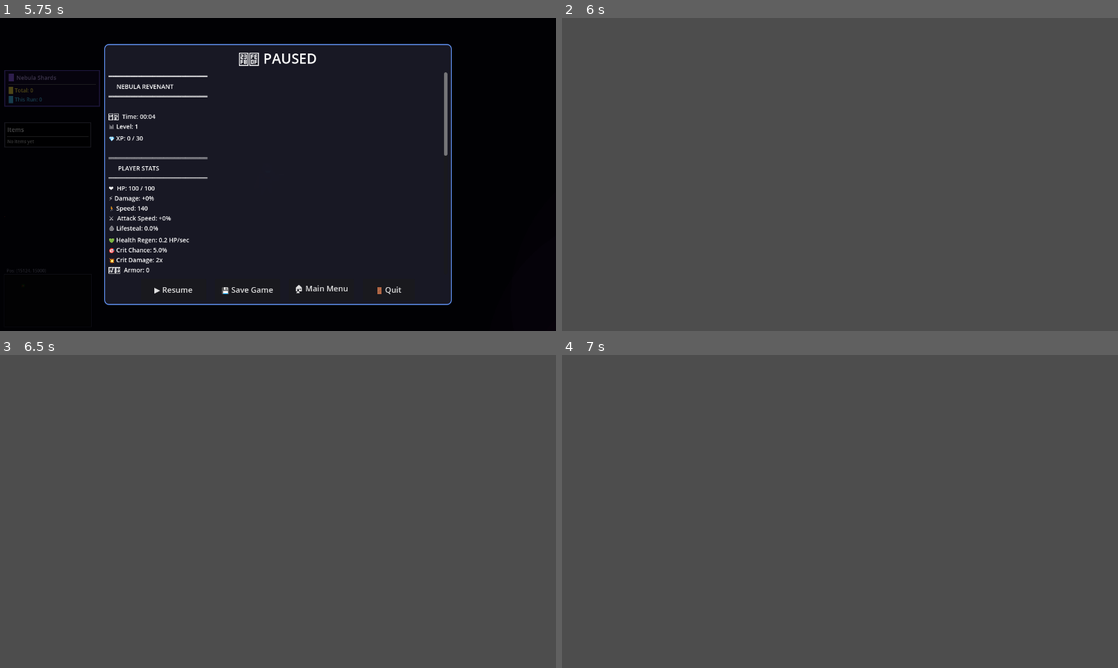
Above: before the commit, frames 1-4 (two rows, left to right).
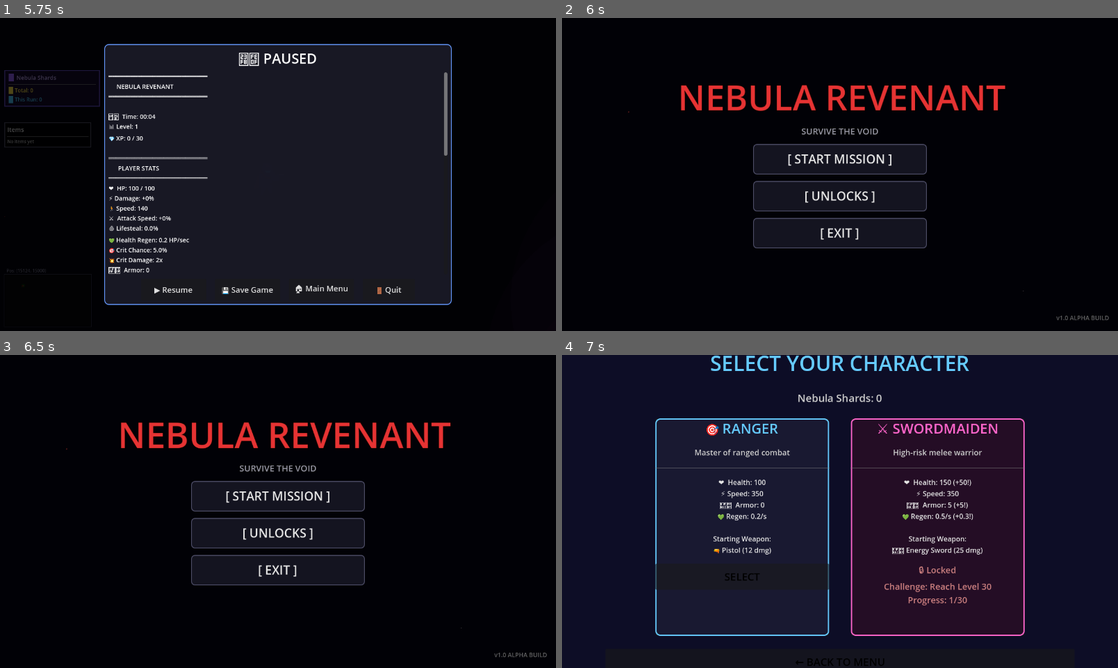
Above: after the commit, the same moments.

Repository: darkmage1000/Nebula-Revenant
Game: Godot game, scene res://MainMenu.tscn
Two runs of this game, one before a commit and one after it. Both use one fixed random seed, a clock stepped at 60 frames per second and the inputs below.
Inputs (mouse positions are in pixels of both pictures, inside the frame that each line leads up to):
- Up to frame 1 (5.75 s): click "[ START MISSION ]" at 0.5 s; click "SELECT" at 1.25 s; tap Enter (ui_accept) at 2, 2.27, 2.75, 3.02, 4.25, 4.52, 5, 5.27 s; hold D (ui_right) 2.03-2.78 s; hold S (ui_down) 2.78-3.53 s; hold D (ui_right) 3.53-4.28 s; hold W (ui_up) 4.28-5.03 s; hold A (ui_left) from 5.03 s (still down); tap Escape (ui_cancel) at 5.65 s
- Up to frame 2 (6 s): release A (ui_left) at 5.75 s; click "🏠 Main Menu" at 5.75 s
- Up to frame 3 (6.5 s): no input
- Up to frame 4 (7 s): click (840, 495) at 6.5 s, where only the run after the commit has a clickable "[ START MISSION ]"

Frame 1 is identical in both runs. In frame 2, 100% of the frame differs, in the area x 0-100%, y 0-100%; in frame 3, 100%; in frame 4, 100%.

Commit message:
Fix pause menu button and boss hitboxes for sword maiden melee combat
Pause Menu Button Fix:
- FIXED: Grey screen issue when clicking main menu from pause menu
- Changed from await to call_deferred for proper scene cleanup
- Added _change_to_main_menu() helper function for deferred scene transition
- Ensures game unpauses before scene change to prevent paused menu state

Boss Hitbox Fixes:
- Giant Slime Boss: Increased collision radius from 20 to 120 (6x larger to match 6x sprite scale)
- Dark Mage: Increased collision radius from 25 to 50 (matches sprite size better)
- Nebulith Colossus: Increased collision radius from 35 to 55 (matches sprite size better)

These changes make sword maiden's melee combat work properly - she no longer needs to be
"inside" the boss to hit them. The hitboxes now properly match the visual sprite sizes.

Diff:
--- a/DarkMage.tscn
+++ b/DarkMage.tscn
@@ -4,7 +4,7 @@
 [ext_resource type="Texture2D" path="res://dark mage.png" id="2_sprite"]
 
 [sub_resource type="CircleShape2D" id="CircleShape2D_darkmage"]
-radius = 25.0
+radius = 50.0
 
 [node name="DarkMage" type="CharacterBody2D" groups=["mob"]]
 collision_layer = 2
--- a/NebulithColossus.tscn
+++ b/NebulithColossus.tscn
@@ -4,7 +4,7 @@
 [ext_resource type="Texture2D" uid="uid://dtx4kqucptff8" path="res://nebulith colossus.png" id="2_sprite"]
 
 [sub_resource type="CircleShape2D" id="CircleShape2D_colossus"]
-radius = 35.0
+radius = 55.0
 
 [node name="NebulithColossus" type="CharacterBody2D" groups=["mob"]]
 collision_layer = 2
--- a/PauseMenu.gd
+++ b/PauseMenu.gd
@@ -236,7 +236,12 @@
 	set_process_input(false)
 	set_process(false)
 
-	# Get the main game scene and free it before changing scenes
+	# Use call_deferred to change scene after current frame completes
+	# This ensures all cleanup happens properly
+	call_deferred("_change_to_main_menu")
+
+func _change_to_main_menu():
+	# Clean up the main game scene
 	var root = get_tree().root
 	for child in root.get_children():
 		if child.name == "MainGame" or child.name.begins_with("@MainGame") or "main_game" in str(child.scene_file_path).to_lower():
@@ -245,12 +250,8 @@
 
 	# Free the pause menu
 	queue_free()
-	print("✅ Pause menu freed")
-
-	# Wait one frame for cleanup
-	await get_tree().process_frame
-
-	# Change to main menu
+
+	# Change to main menu scene
 	print("✅ Changing scene to MainMenu...")
 	var result = get_tree().change_scene_to_file("res://MainMenu.tscn")
 	if result == OK:
--- a/boss.tscn
+++ b/boss.tscn
@@ -3,7 +3,7 @@
 [ext_resource type="Texture2D" uid="uid://dbbckbdnp7ag5" path="res://slime.png" id="3_o1i15"]
 
 [sub_resource type="CircleShape2D" id="CircleShape2D_0bnu1"]
-radius = 20.0
+radius = 120.0
 
 [node name="CharacterBody2D" type="CharacterBody2D"]
 
